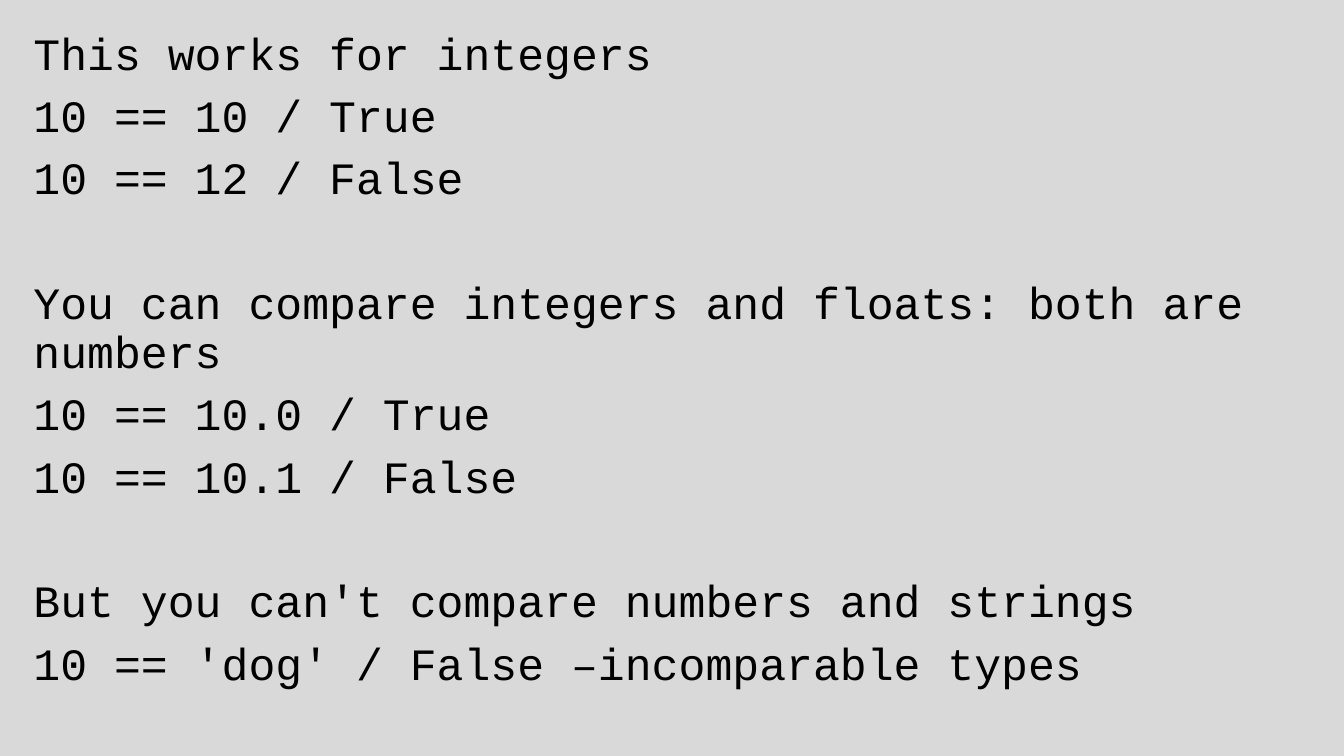
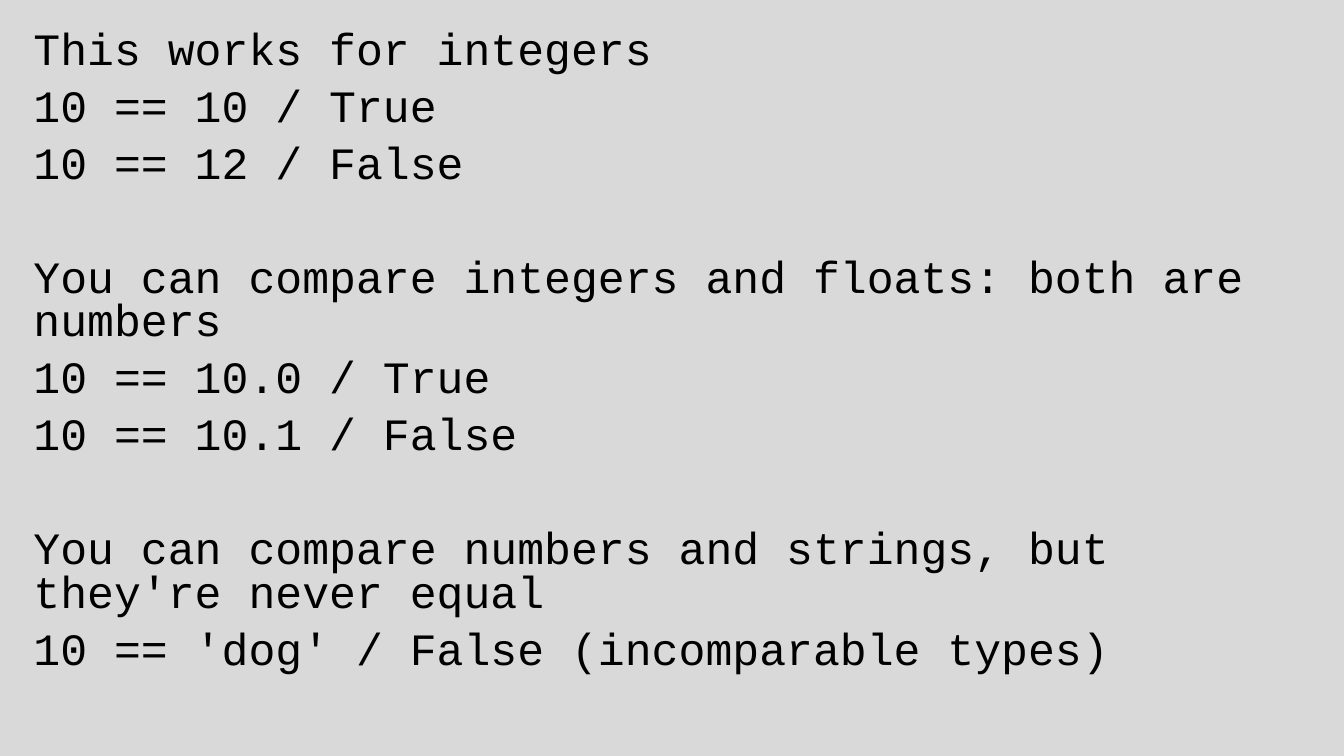
Before and after one commit to grimmelm/ctech404, a slide deck: slide 173 of ctech401/CTECH401_Combined-Slides.pptx (slide 169 before the commit). Drawn at 1344x756 pixels with LibreOffice and Linux fonts; fonts in the diff are those of the drawing. Boxes give left, top, right and bottom in pixels: in the first picture for what was removed or moved away, otherwise in the second. Text is boxed around its words. In the diff, an @@ line names an element or a change of style, - is before the commit and + after.

```diff
--- a/ctech401/CTECH401_Combined-Slides.pptx
+++ b/ctech401/CTECH401_Combined-Slides.pptx
@@ text at (x1=33, y1=33, x2=1244, y2=451): line spacing 0.9 to 0.8 @@
@@ text at (x1=33, y1=533, x2=1109, y2=675): text changed @@
-But you can't compare numbers and strings
-10 == 'dog' / False –incomparable types
+You can compare numbers and strings, but they're never equal
+10 == 'dog' / False (incomparable types)
```
Also in this commit, not shown: 16 other slides changed, 4 slides added, 1 other file.
